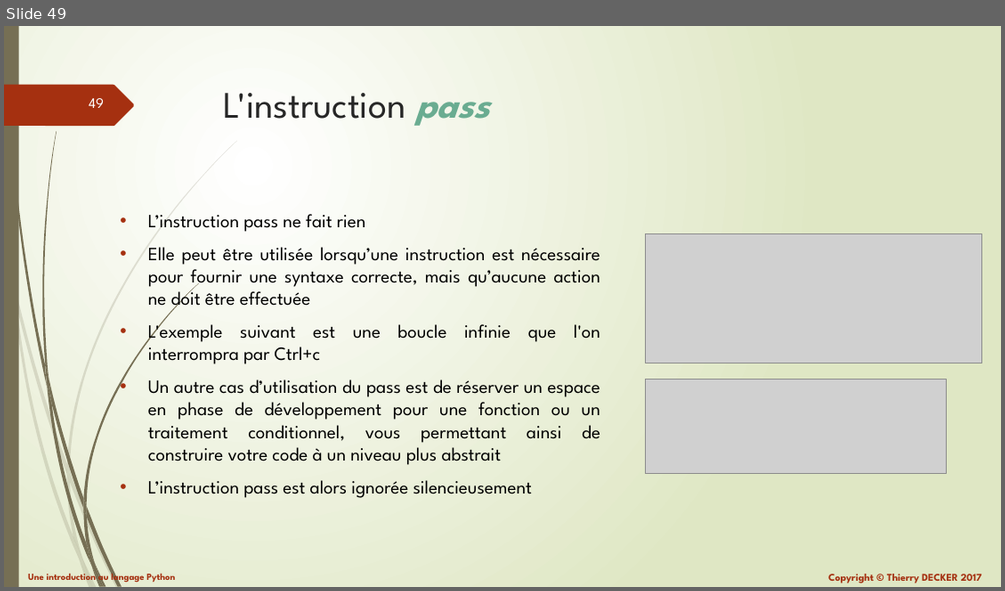
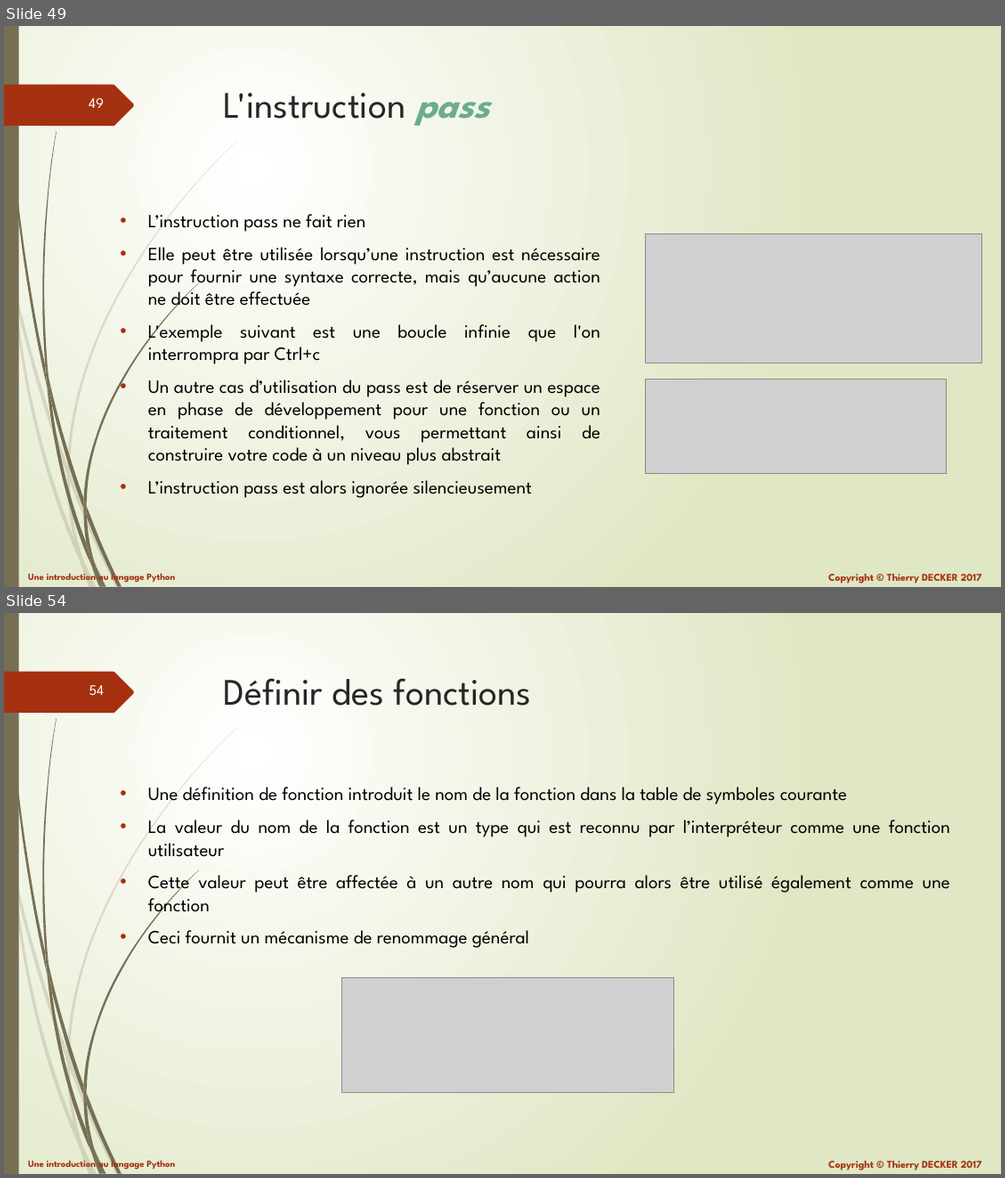
Before and after one commit to VikmanTheRacoon/learning-python, a slide deck: documentations/learning-python.pptx. Shown one above the other, each under a label of ours: slide 49 before the commit, slides 49 and 54 after it; the slides between them are not shown. The pictures are 1005x591 and 1005x1178 pixels, drawn with LibreOffice and Linux fonts; fonts in the diff are those of the drawing; grey boxes stand for pictures. Boxes give left, top, right and bottom in pixels: in the first picture for what was removed or moved away, otherwise in the second. Text is boxed around its words. In the diff, an @@ line names an element or a change of style, - is before the commit and + after.

```diff
--- a/documentations/learning-python.pptx
+++ b/documentations/learning-python.pptx
@@ slide 54 added at [4,613,1001,1174], background gradient #FFFFFF to #DFE8C4; not listed: 27 template elements that a slide beside it also shows @@
@@ title added at [224,678,532,706], 36 pt, text #262626 @@
+Définir des fonctions
@@ text added at [148,787,950,948], 18 pt, text #000000 @@
+• Une définition de fonction introduit le nom de la fonction dans la table de symboles courante
+• La valeur du nom de la fonction est un type qui est reconnu par l’interpréteur comme une fonction utilisateur
+• Cette valeur peut être affectée à un autre nom qui pourra alors être utilisé également comme une fonction
+• Ceci fournit un mécanisme de renommage général
@@ picture added at [342,978,674,1093] @@
```
Also in this commit, not shown: 2 slides changed, 15 other slides added, 1 other file.
